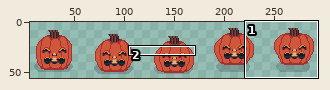
One commit to this sprite sheet: assets/sprites/sheets/pumpkin_walk_60x60.png. The picture above shows the old version from afar; the outline marks the close-up.
Close-up. Old version:
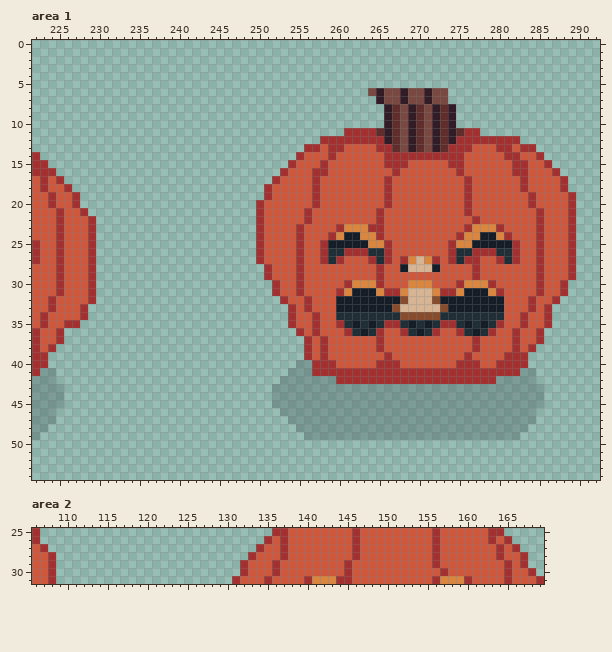
The file is 300x60 pixels. Shown: area 1: x 222..292, y 0..54; area 2: x 106..169, y 25..31. The wide view leaves out empty margins. The commit also changed other parts of the picture, which this record leaves out.
After the commit:
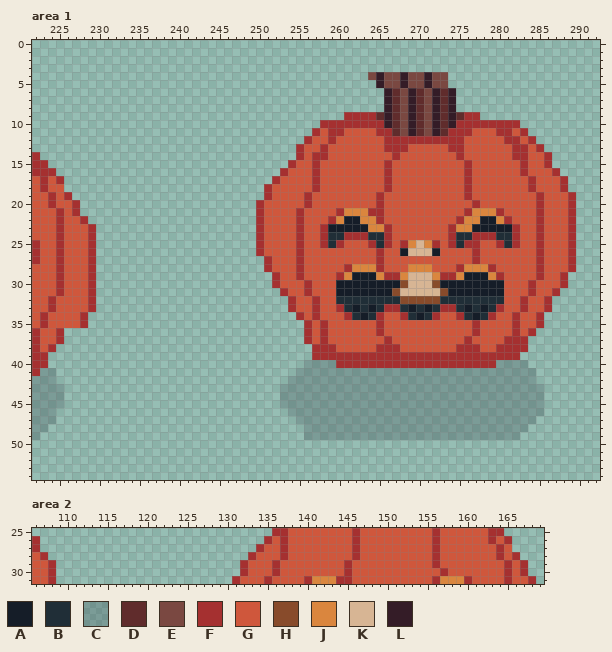
Palette (. is transparent): A #151d28  B #202e37  C #394a504b  D #602c2c  E #7a4841  F #a53030  G #cf573c  H #884b2b  J #da863e  K #d7b594  L #341c27
From old to new:
Changed rows in their new state; - is an unchanged pixel.
Area 1:
first column x 226:
 4 --------------------------------------ELEELEELEE----------------
 5 ---------------------------------------LEELEELEE----------------
 6 --------------------------------------..LDELDELDL---------------
 7 ---------------------------------------.LDELDELDL---------------
 9 -----------------------------------FFFFD---------DFF------------
10 --------------------------------FFFFFFFF---------FFFFFFFF-------
11 -------------------------------FGFFGGGGFF-------FF-GGGFFGF------
12 ------------------------------FGG-GGGGGGFFFFFFFFF-GGGGG--GF-----
13 -----------------------------FGGFGG----G-FFGGGGG--G---GGF-GF----
14 -------------------------------FFG------G-GGGGGGG------G-F-GF---
15 -------------------------------FG--------GG-----GGF-----G-------
16 --------------------------------G-------FG-------GF-----G-------
17 ---------------------------------------------------------GF-----
18 .--------------------------------------------------------GF-----
19 F.----------------------------FG-------FG-----------------GF----
20 ------------------------------FG-------FG---------GF------GF----
21 -F.--------------------------FG---FJJJF------------JJJF---------
22 --F.-------------------------FG--FJAAJJ----------FJJAAJF--------
23 --------------------------------FAAAAAJJF-------FJJAAAAAF-------
24 --------------------------------FBBFFFBBF-------FBBFFFBBF-------
25 ---------------------------------BFGGGFB--FJKJF--BFFGGFB--------
26 --------------------------------GGGGGGGFG-AKKKA-GGG-GGGGG-------
27 ------------------------.F------GGG---GFG-GGGGG-GGG---GGG-------
28 -----------------------------------FJJJ---GJJJG--FJJJF----------
29 -------------------------.F-------FJAAAJFFJKKKJFFJAAAJF-------F.
30 -----------------------------GF---AAAAAAAAHKKKHAAAAAAAA---FG----
31 --------------------------.F-GF---AA---AAHK---KHAA---AA---FG-F.-
32 ---------------------------.F-GF--BBBBBBBB-HHH-BBBBBBBB--FG-F.--
33 --GF--------------------------GF--FB-B-BFFBABABFFB-B-BF--FG-----
34 ----------------------------.F----GF-A-FGGFBABFGGF-A-FG-FG-F.---
35 GGF-------------------------..FGF-GGGGGFGGGGGGGGGGGFGGG-FG-F.---
36 -----------------------------.FGF--GGGG---GGGGG--GGFGG----F.----
37 ---------------------------------------GF---------FG---F-F..----
38 ------------------------------.F-F------FF-------FF---FF-F.-----
39 ------------------------------.F-FFFFFFF-FFFFFFFFF-FFFF--.------
40 -----------------------------.-CCCFFFFF---FFFFFFF---FFCCCC------
41 ----------------------------.--CCCCCCCCCCCCCCCCCCCCCCCCCC-------
42 ---------------------------.------CCCCCCCCCCCCCCCCCCCC----------
43 --------------------------.-------------------------------------
44 --------------------------.-------------------------------------
45 --------------------------.-------------------------------------
46 ---------------------------.-------------------------------C----
47 ----------------------------.-----------------------------------
48 -----------------------------.----------------------------------
Area 2:
first column x 106:
25 .---------------------------------------------------------------
27 F.----------------------------------------------------------.---
28 -F.---------------------------------------------------------F.--
30 -------------------------------------------------------------F.-
31 --------------------------------------------------------------F.
Where, in picture pixels (left, top, right, bottom), the same in both close-ups:
changed: (256, 72, 576, 432)
changed: (64, 184, 96, 224)
changed: (64, 304, 96, 328)
changed: (32, 528, 56, 560)
changed: (512, 544, 544, 584)
